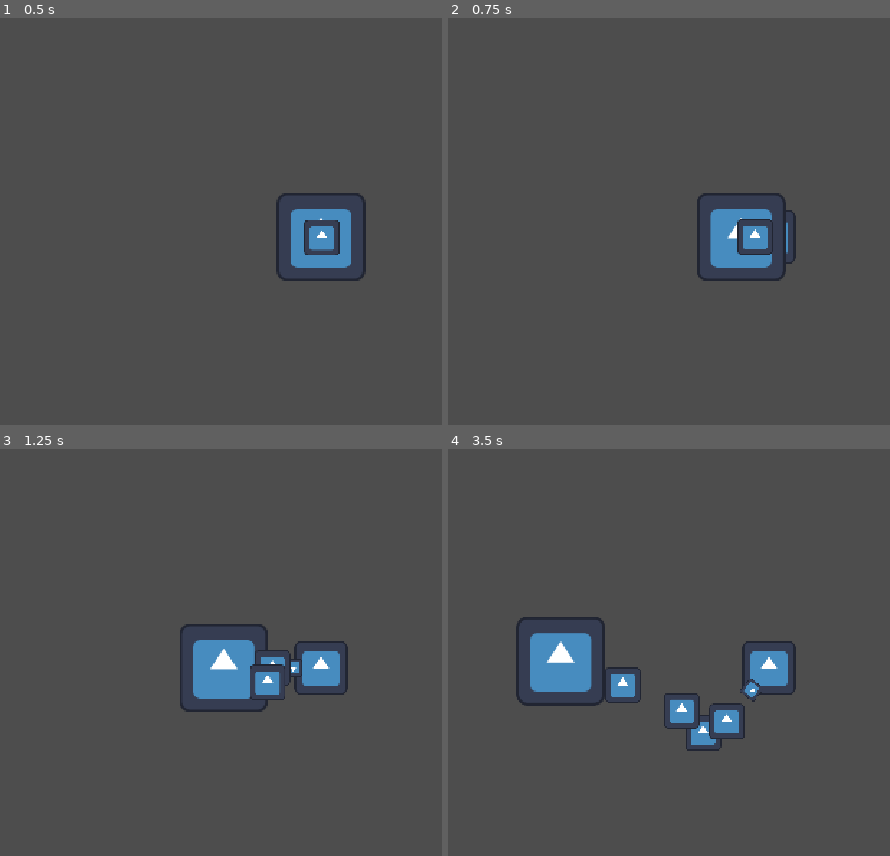
Above: before the commit, frames 1-4 (two rows, left to right).
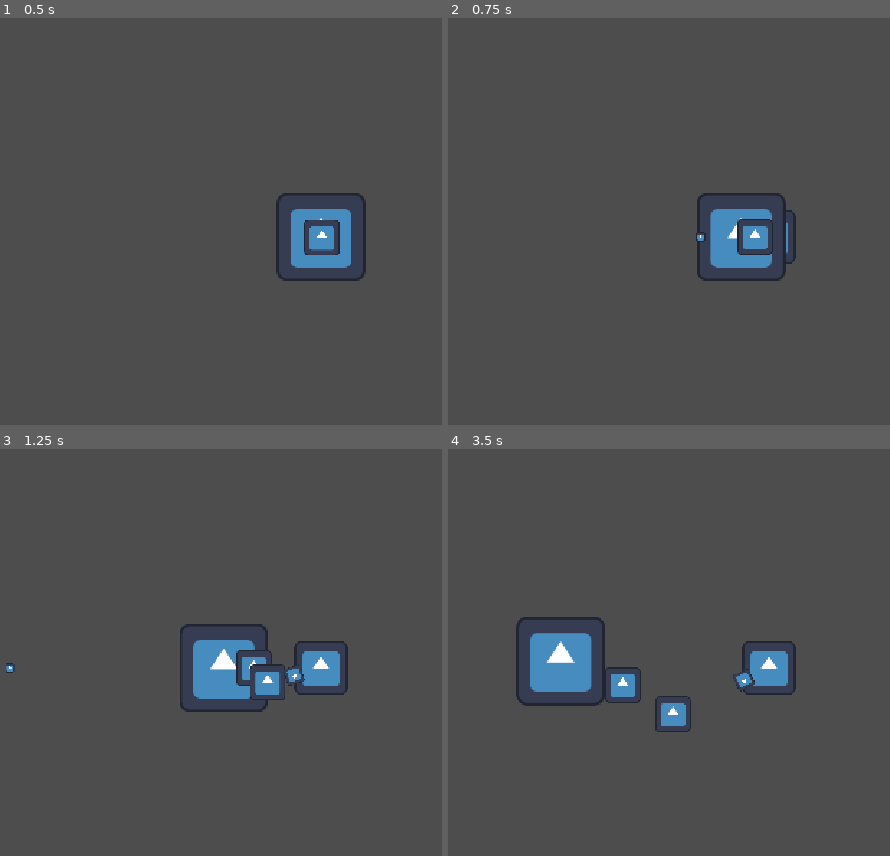
Above: after the commit, the same moments.

Repository: ReddRubinho/Survivors
Game: Godot game, scene res://main.tscn
The game is run twice, just before and just after one commit, with the same random seed, the same clock (stepped at 60 frames per second) and the same inputs. The engine's default icon, where the game draws it, is replaced by a stand-in: a white triangle on a blue panel in a dark square.
Inputs:
- Up to frame 1 (0.5 s): no input
- Up to frame 2 (0.75 s): hold D (Move_Right) from 0.53 s (still down)
- Up to frame 3 (1.25 s): keep holding D (Move_Right)
- Up to frame 4 (3.5 s): release D (Move_Right) at 1.28 s; hold S (Move_Down) 1.28-2.03 s; hold D (Move_Right) 2.03-2.78 s; hold W (Move_Up) from 2.78 s (still down)

Frame 1 is identical in both runs. In frame 2, less than 0.1% of the frame differs, in the area x 56-59%, y 52-56%; in frame 3, 0.5%; in frame 4, 1.4%, in the area x 46-72%, y 54-75%.

Commit message:
feat: add player level progression

Diff:
--- a/enemy.gd
+++ b/enemy.gd
@@ -35,8 +35,8 @@
 
 func die():
 	is_dead = true
+	print(player.experience + 10)
 	player.add_experience(10)
-	print(player.experience)
 	$DeathTimer.start()
 
 
--- a/player.gd
+++ b/player.gd
@@ -2,6 +2,8 @@
 @export var speed: float = 200.0
 @export var max_health: int = 100
 @export var experience: int = 0
+@export var level: int = 1
+@export var experience_to_next_level: int = 100
 
 var health: int
 
@@ -13,6 +15,16 @@
 
 func add_experience(amount: int):
 	experience += amount
+
+	if experience >= experience_to_next_level:
+		level_up()
+
+
+func level_up():
+	level += 1
+	experience = 0
+	experience_to_next_level *= 1.2
+	print("level ", level, "experience needed: ", experience_to_next_level)
 
 
 func _take_damage(amount: int):
--- a/weapon.gd
+++ b/weapon.gd
@@ -1,6 +1,6 @@
 extends Node2D
 @export var projectile_scene: PackedScene
-@export var attack_cooldown: float = 1.0
+@export var attack_cooldown: float = 0.3
 var attack_timer: float = 0.0
 
 
